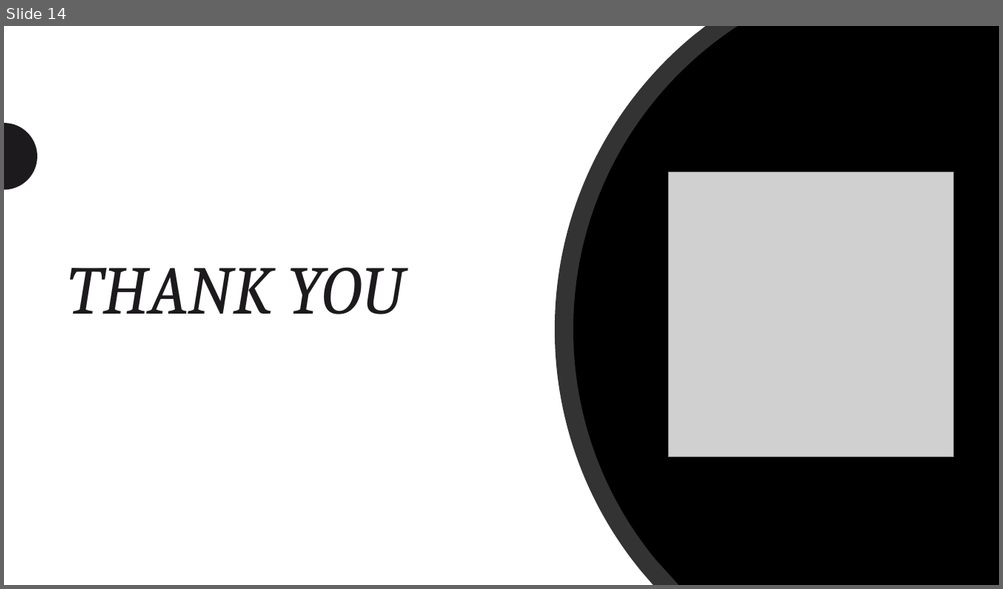
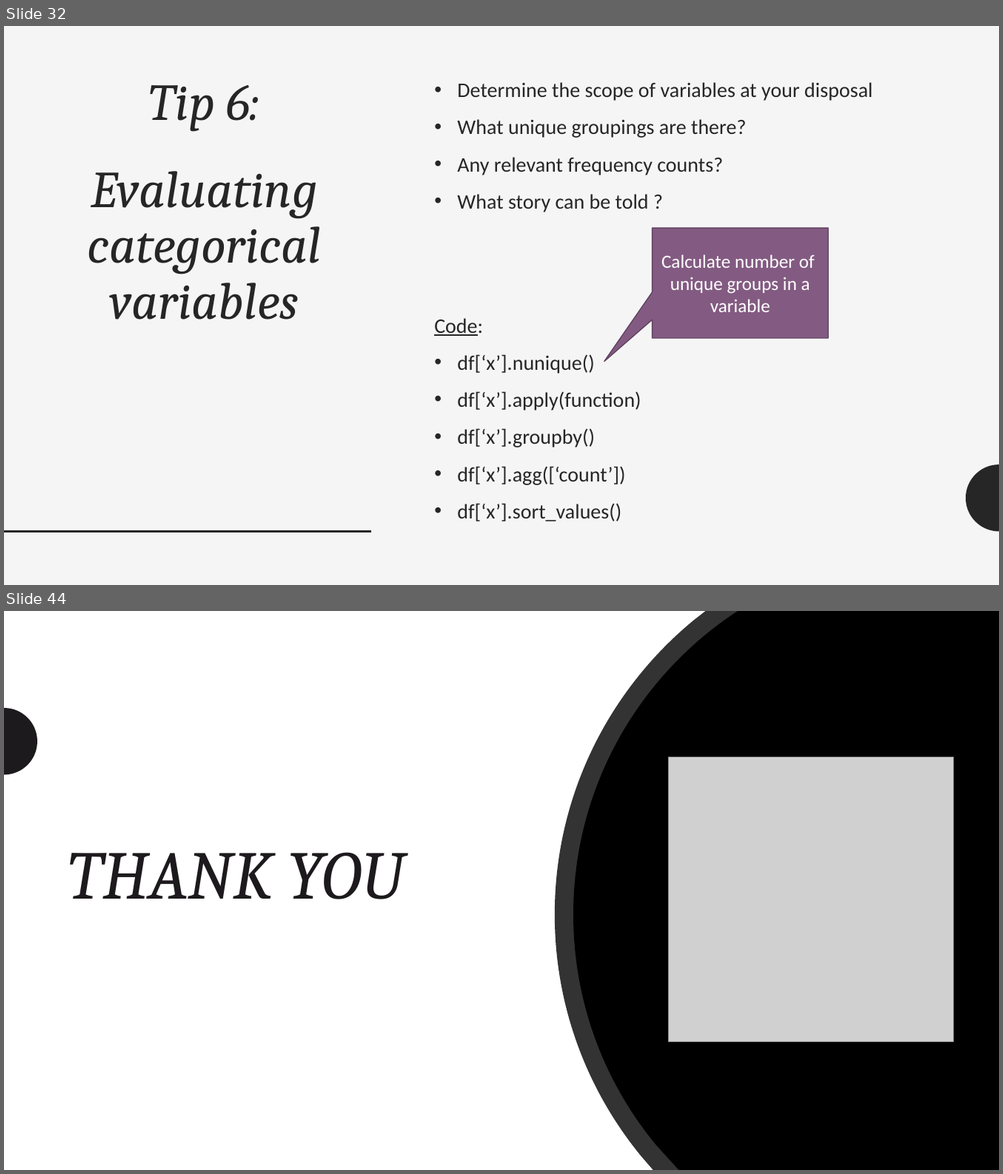
Before and after one commit to JamesWWilson/UCLA-DataFest-Python-Data-Wrangling, a slide deck: IntroPython_TipsForSuccess.pptx. Shown one above the other, each under a label of ours: slide 14 before the commit, slides 32 and 44 after it; the slides between them are not shown. The pictures are 1003x589 and 1003x1174 pixels, drawn with LibreOffice and Linux fonts; fonts in the diff are those of the drawing; grey boxes stand for pictures. Boxes give left, top, right and bottom in pixels: in the first picture for what was removed or moved away, otherwise in the second. Text is boxed around its words. In the diff, an @@ line names an element or a change of style, - is before the commit and + after.

```diff
--- a/IntroPython_TipsForSuccess.pptx
+++ b/IntroPython_TipsForSuccess.pptx
@@ slide 32 added at (x1=4, y1=26, x2=999, y2=585), background #F5F5F5 @@
@@ title added at (x1=88, y1=85, x2=321, y2=320), 50 pt, text #262626, italic @@
+Tip 6:
+Evaluating categorical variables
@@ text added at (x1=457, y1=82, x2=872, y2=212), 20 pt, text #262626 @@
+• Determine the scope of variables at your disposal
+• What unique groupings are there?
+• Any relevant frequency counts?
+• What story can be told ?
@@ speech box added at (x1=652, y1=228, x2=828, y2=338), fill #835B82, outline #614360 1 pt, 18 pt, text #FFFFFF @@
+Calculate number of unique groups in a variable
@@ text added at (x1=434, y1=318, x2=640, y2=522), 20 pt, text #262626 @@
+Code:
+• df[‘x’].nunique()
+• df[‘x’].apply(function)
+• df[‘x’].groupby()
+• df[‘x’].agg([‘count’])
+• df[‘x’].sort_values()
@@ freeform shape added at (x1=966, y1=465, x2=999, y2=532), fill #262626 @@
@@ line added from (4, 532) to (371, 532), #262626 2 pt @@
@@ what was slide 14 is now slide 44 @@
```
Also in this commit, not shown: 9 slides changed, 30 other slides added, 1 slide removed, 3 other files.
